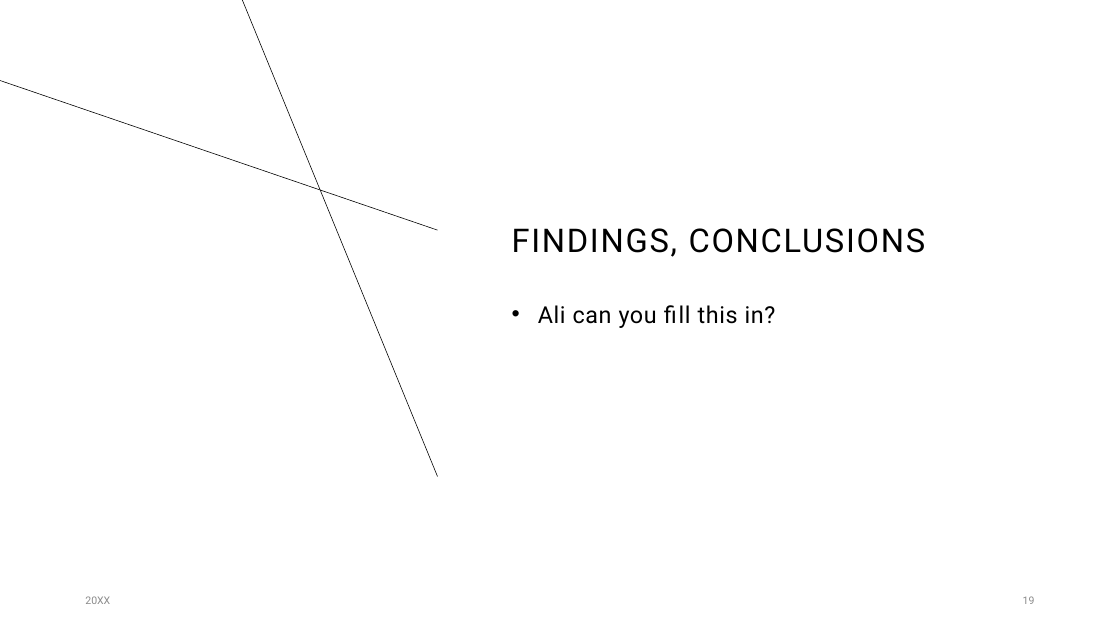
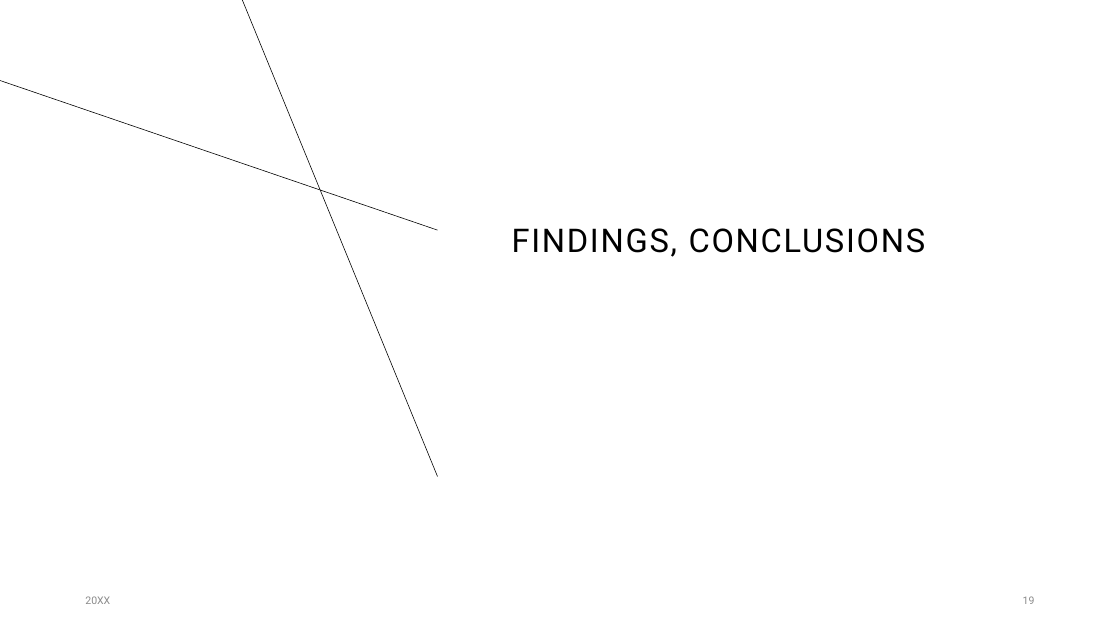
Before and after one commit to Asalvs/Melbourne_Property_Market, a slide deck: slide 19 of visuals/Powerpoint presentation.pptx. Drawn at 1120x630 pixels with LibreOffice and Linux fonts; fonts in the diff are those of the drawing. Boxes give left, top, right and bottom in pixels: in the first picture for what was removed or moved away, otherwise in the second. Text is boxed around its words. In the diff, an @@ line names an element or a change of style, - is before the commit and + after.

```diff
--- a/visuals/Powerpoint presentation.pptx
+++ b/visuals/Powerpoint presentation.pptx
@@ text removed at [538,305,776,328] @@
-• Ali can you fill this in?
```
Also in this commit, not shown: 5 other files.
